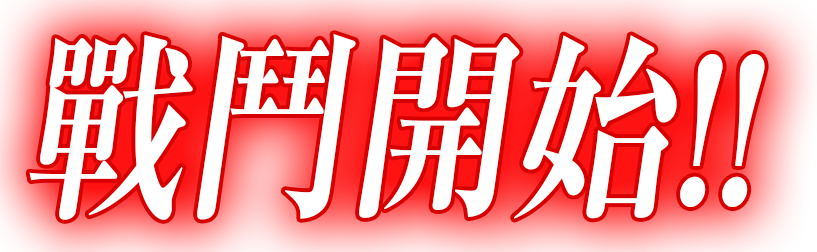
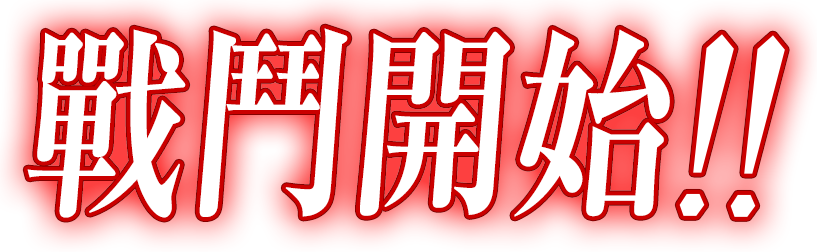
Comparing the layer stacks of the two 817 × 252 images. Changes:
added layer "戰鬥開始" above "群組 1" over [27, 28, 670, 218]
added group "群組 1" with 4 layers above "群組 2" over [679, 34, 785, 217]
added layer "Shape 1 拷貝" (1st of 2, in "群組 1") in group "群組 1" over [744, 35, 785, 174]
added layer "Shape 2 拷貝" (1st of 2, in "群組 1") in group "群組 1" over [730, 194, 756, 217]
added layer "Shape 1" (1st of 2, in "群組 1") in group "群組 1" over [693, 34, 734, 173]
added layer "Shape 2" (1st of 2, in "群組 1") in group "群組 1" over [679, 193, 705, 216]
added group "群組 2" with 6 layers above "Battle_Start!! copy" over [27, 28, 785, 218]
added layer "戰鬥開始 拷貝" in group "群組 2" over [27, 28, 670, 218]
added group "群組 1 拷貝" with 4 layers in group "群組 2" over [679, 34, 785, 217]
added layer "Shape 1 拷貝" (2nd of 2, in "群組 2" › "群組 1 拷貝") in group "群組 1 拷貝" over [744, 35, 785, 174]
added layer "Shape 2 拷貝" (2nd of 2, in "群組 2" › "群組 1 拷貝") in group "群組 1 拷貝" over [730, 194, 756, 217]
added layer "Shape 1" (2nd of 2, in "群組 2" › "群組 1 拷貝") in group "群組 1 拷貝" over [693, 34, 734, 173]
added layer "Shape 2" (2nd of 2, in "群組 2" › "群組 1 拷貝") in group "群組 1 拷貝" over [679, 193, 705, 216]
renamed "戰鬥開始!!" to "old", hid it, painted on it over [7, 22, 812, 222]
